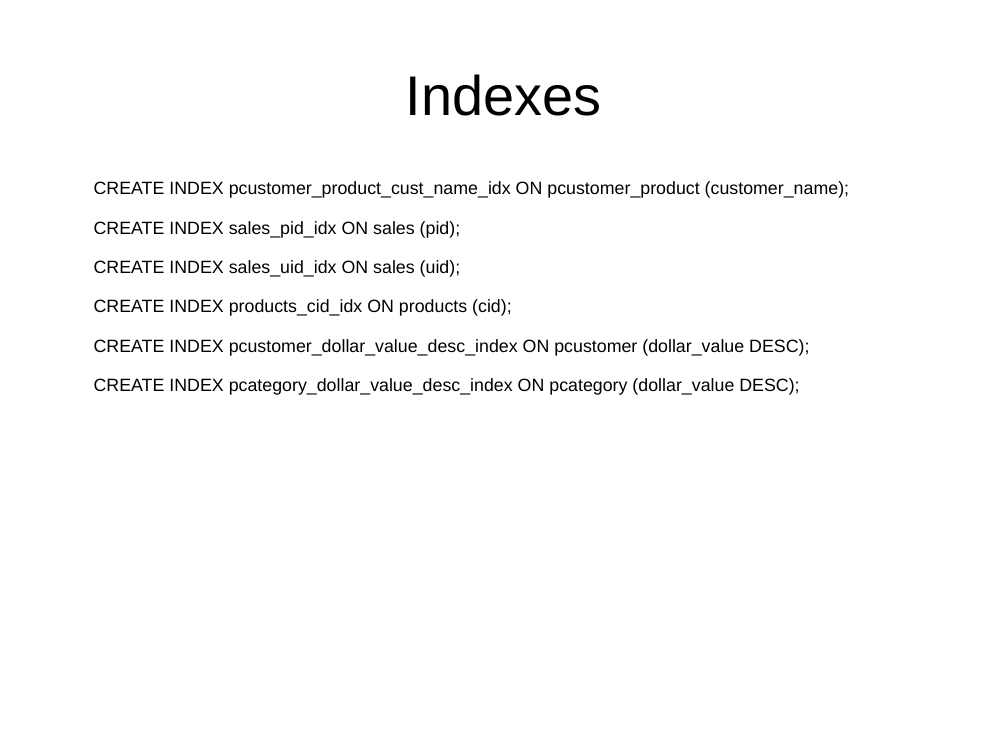
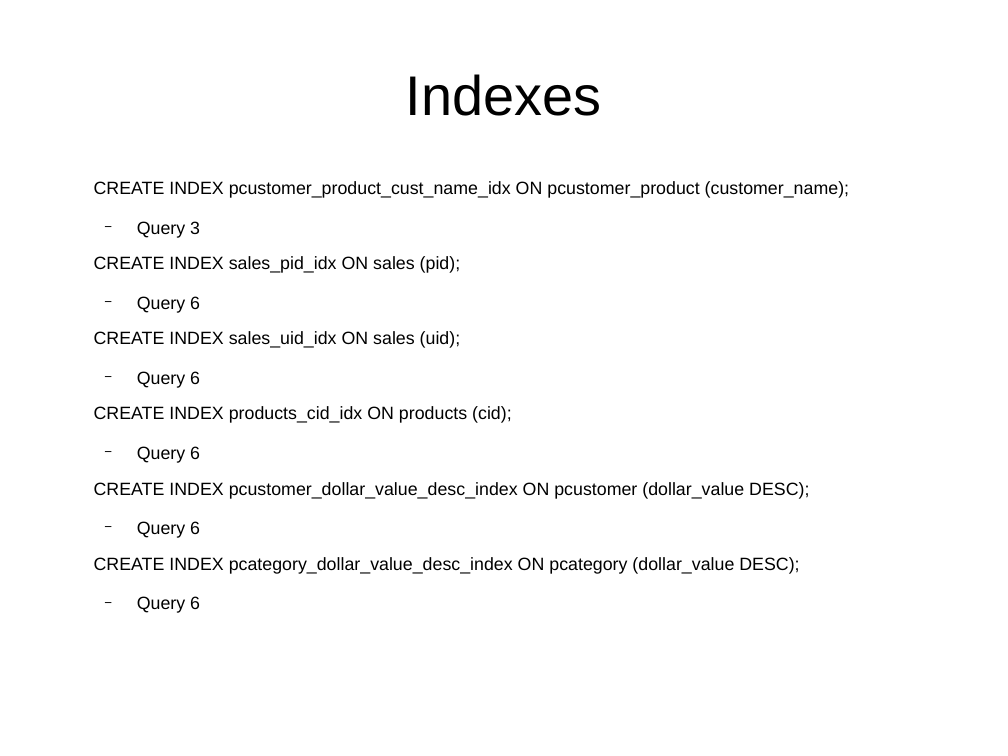
Before and after one commit to afcarl/dse201_final, a slide deck: slide 29 of dse201_final_report.odp (slide 13 before the commit). Drawn at 1008x756 pixels with LibreOffice and Linux fonts; fonts in the diff are those of the drawing. Boxes give left, top, right and bottom in pixels: in the first picture for what was removed or moved away, otherwise in the second. Text is boxed around its words. In the diff, an @@ line names an element or a change of style, - is before the commit and + after.

```diff
--- a/dse201_final_report.odp
+++ b/dse201_final_report.odp
@@ text at (137, 221, 200, 238): paragraph added @@
+  − Query 3
@@ text at (137, 296, 200, 313): paragraph added @@
+  − Query 6
@@ text at (137, 371, 200, 388): paragraph added @@
+  − Query 6
@@ text at (137, 446, 200, 463): paragraph added @@
+  − Query 6
@@ text at (137, 521, 200, 538): paragraph added @@
+  − Query 6
@@ text at (137, 596, 200, 613): paragraph added @@
+  − Query 6
```
Also in this commit, not shown: 9 other slides changed, 17 slides added.
